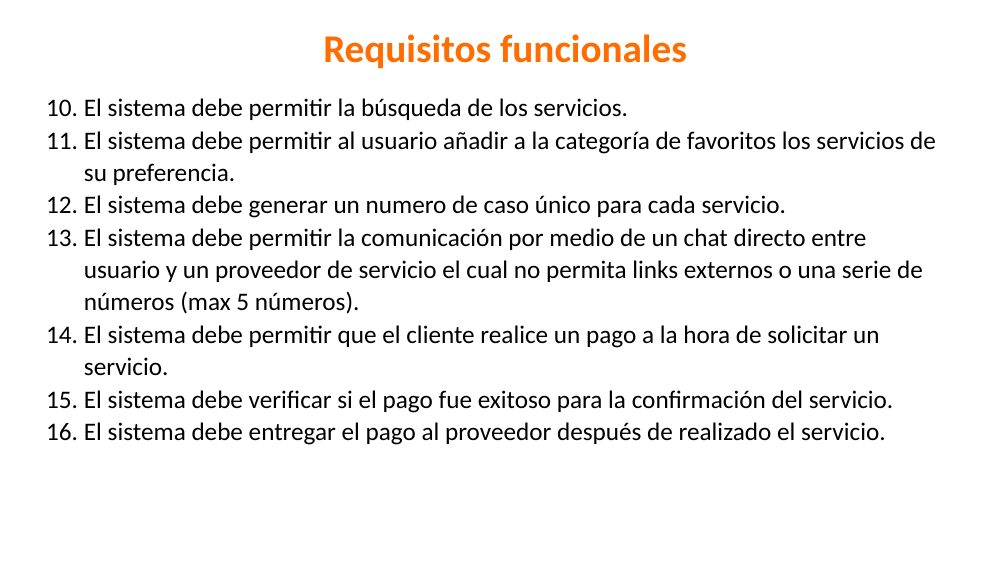
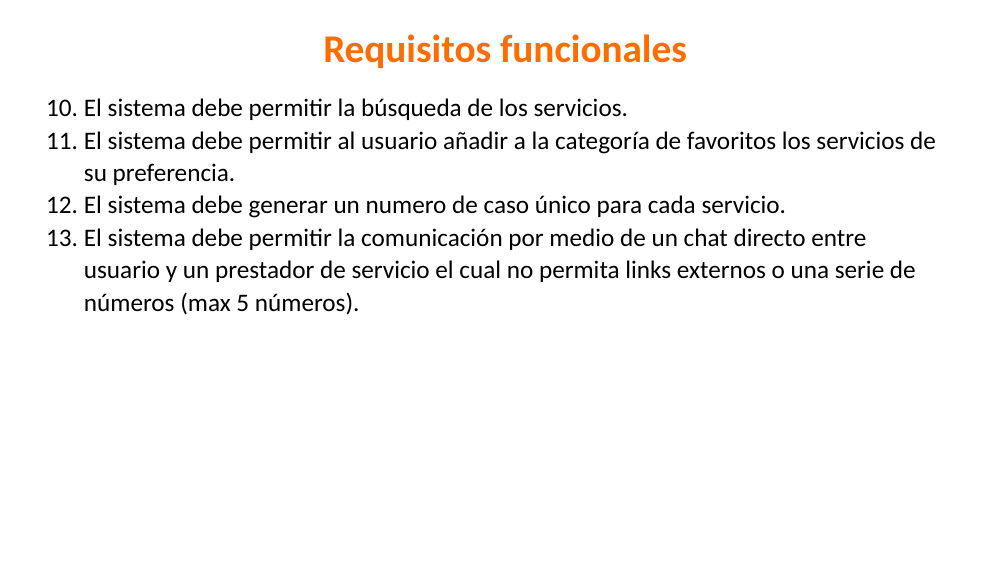
Before and after one commit to yeseniaquejada/SERVICE_MARKET, a slide deck: slide 11 of PROYECTO FORMATIVO.pptx. Drawn at 1008x567 pixels with LibreOffice and Linux fonts; fonts in the diff are those of the drawing; background and template pictures are left out. Boxes give left, top, right and bottom in pixels: in the first picture for what was removed or moved away, otherwise in the second. Text is boxed around its words. In the diff, an @@ line names an element or a change of style, - is before the commit and + after.

```diff
--- a/PROYECTO FORMATIVO.pptx
+++ b/PROYECTO FORMATIVO.pptx
@@ text at (x1=84, y1=228, x2=916, y2=315): text changed @@
-13. El sistema debe permitir la comunicación por medio de un chat directo entre usuario y un proveedor de servicio el cual no permita links externos o una serie de números (max 5 números).
-14. El sistema debe permitir que el cliente realice un pago a la hora de solicitar un servicio.
-15. El sistema debe verificar si el pago fue exitoso para la confirmación del servicio.
-16. El sistema debe entregar el pago al proveedor después de realizado el servicio.
+13. El sistema debe permitir la comunicación por medio de un chat directo entre usuario y un prestador de servicio el cual no permita links externos o una serie de números (max 5 números).
```
Also in this commit, not shown: 3 other slides changed, 2 slides added, 4 slides removed, 1 other file.
